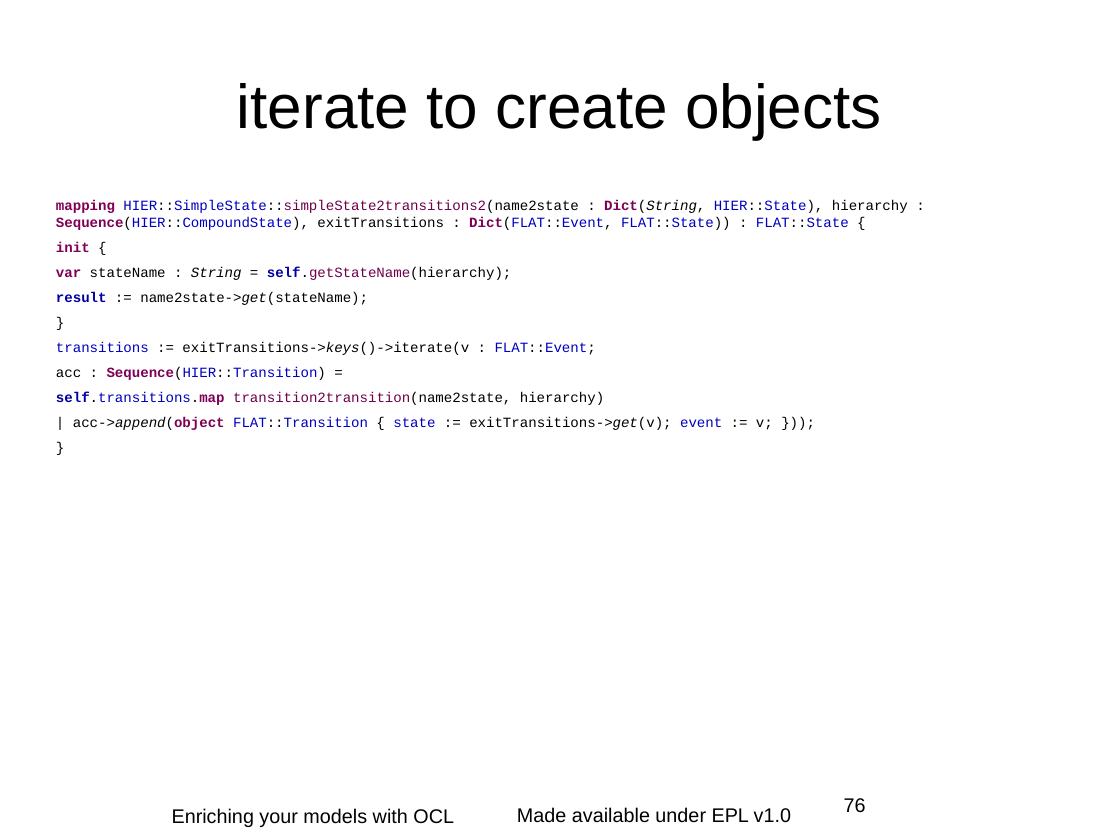
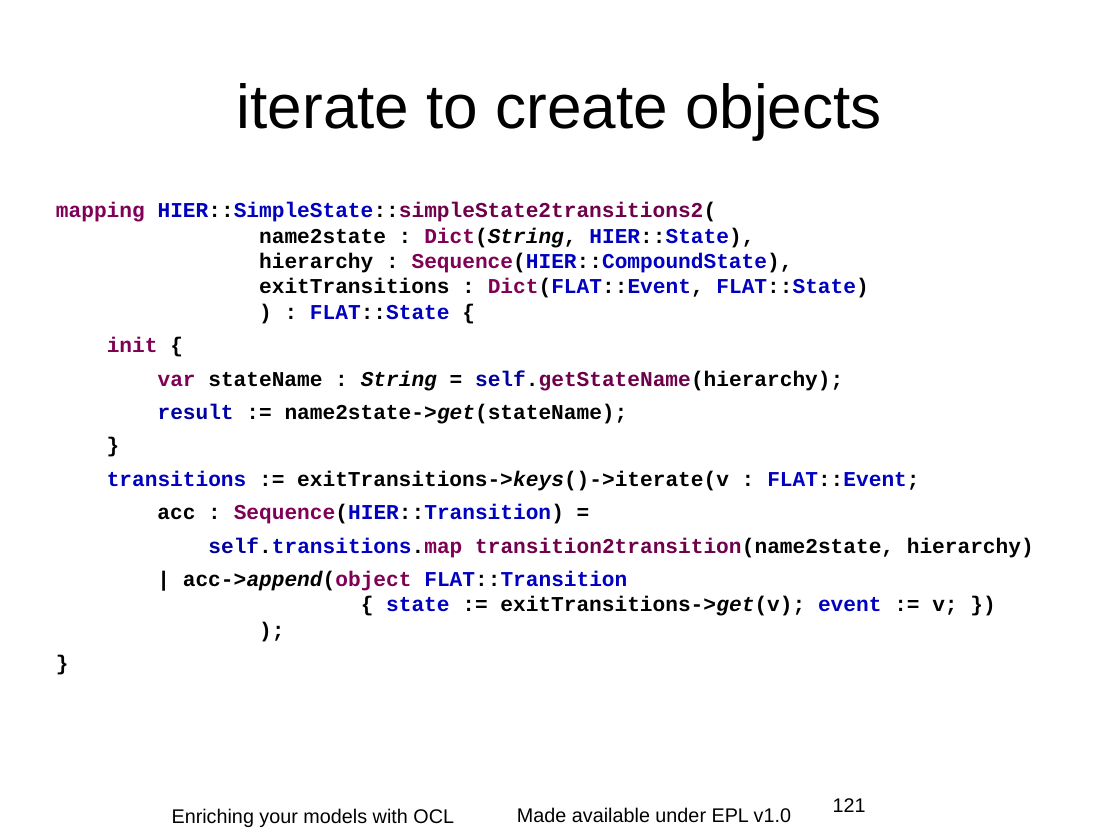
Before and after one commit to eclipse-ocl/ocl-website, a slide deck: slide 121 of ocl/docs/publications/EclipseCon2011Tutorial/EnrichingWithOCL.odp (slide 76 before the commit). Drawn at 1120x840 pixels with LibreOffice and Linux fonts; fonts in the diff are those of the drawing; background and template pictures are left out. Boxes give left, top, right and bottom in pixels: in the first picture for what was removed or moved away, otherwise in the second. Text is boxed around its words. In the diff, an @@ line names an element or a change of style, - is before the commit and + after.

Commit message:
Work in progress

```diff
--- a/ocl/docs/publications/EclipseCon2011Tutorial/EnrichingWithOCL.odp
+++ b/ocl/docs/publications/EclipseCon2011Tutorial/EnrichingWithOCL.odp
@@ text at (56, 202, 868, 320): text changed; size 10 to 15 pt; bold on @@
-mapping HIER::SimpleState::simpleState2transitions2(name2state : Dict(String, HIER::State), hierarchy : Sequence(HIER::CompoundState), exitTransitions : Dict(FLAT::Event, FLAT::State)) : FLAT::State {
+mapping HIER::SimpleState::simpleState2transitions2(
+name2state : Dict(String, HIER::State),
+hierarchy : Sequence(HIER::CompoundState),
+exitTransitions : Dict(FLAT::Event, FLAT::State)
+) : FLAT::State {
@@ text at (107, 337, 1034, 558): size 10 to 15 pt in "init {", "var stateName : String = self.getStateName(hierarchy);", "result := name2state->get(stateName);", "}" and 4 more places; bold on in "{", "stateName : String = self.getStateName(hierarchy);", ":= name2state->get(stateName);", "}" and 4 more places @@
@@ text at (183, 571, 957, 616): text changed; size 10 to 15 pt; bold on @@
-| acc->append(object FLAT::Transition { state := exitTransitions->get(v); event := v; }));
+| acc->append(object FLAT::Transition
+{ state := exitTransitions->get(v); event := v; })
+);
@@ page number at (833, 798, 866, 812): text changed @@
-76
+121
```
Also in this commit, not shown: 27 other slides changed, 12 slides added, 1 slide removed.
